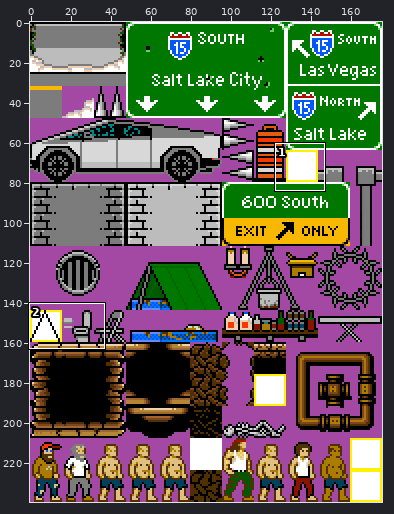
Two versions of one sprite sheet, tilesheets/Level_SLC/level_slc.png. Above, an overview of the earlier version with the close-up marked.
Close-up. The starting point:
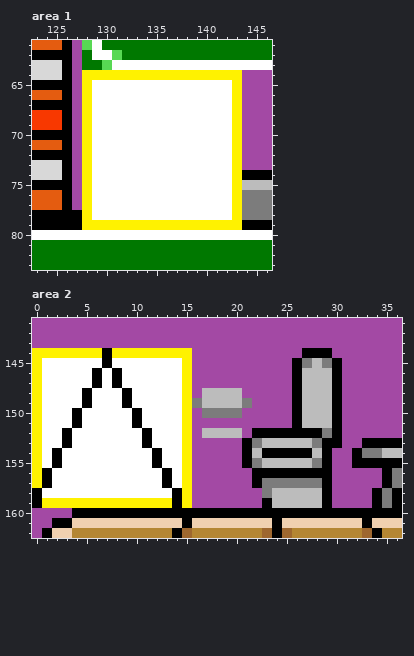
The file is 176x240 pixels. Colours within 5 levels of each other are drawn and written as one. Shown: area 1: x 123..146, y 61..83; area 2: x 0..36, y 141..162. The commit also changed other parts of the picture, which this record leaves out.
Once edited:
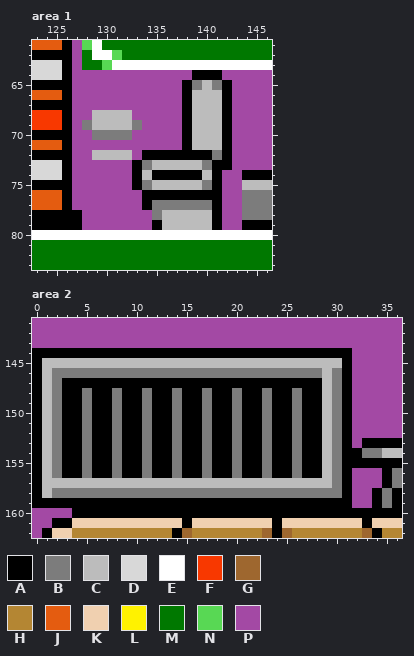
Palette (. is transparent): A #000000  B #7c7c7c  C #bcbcbc  D #d8d8d8  E #ffffff  F #f83800  G #9e672f  H #b48633  J #e45c10  K #f0d0b0  L #fff200  M #007800  N #58d854  P #a349a4
What changed:
Changed rows in their new state; - is an unchanged pixel.
Area 1:
first column x 128:
64 PPPPPPPPPPPAAAPP
65 PPPPPPPPPPABCBAP
66 PPPPPPPPPPACCCAP
67 PPPPPPPPPPACCCAP
68 PCCCCPPPPPACCCAP
69 BCCCCBPPPPACCCAP
70 PBBBBPPPPPACCCAP
71 PPPPPPPPPPACCCAP
72 PCCCCPAAAAAAABAP
73 PPPPPABCCCCCBAAP
74 PPPPPACAAAAACAPP
75 PPPPPABCCCCCBAPP
76 PPPPPPAAAAAAAAPP
77 PPPPPPABBBBBBAPP
78 PPPPPPPBCCCCCAPP
79 PPPPPPPACCCCCAPP
Area 2:
first column x 0:
144 AAAAAAA-AAAAAAAAAAAAAAAAAAA---AA
145 ACCCCCCCCCCCCCCCCCCCCCCCCCCC-CCA
146 ACBBBBBBBBBBBBBBBBBBBBBBBBBBB-BA
147 ACBAAA-A-AAAAAAAAAAAAAAAAA-AA-BA
148 ACBAABAAB-ABAABAABAABAABAABAA-BA
149 ACBAABAAB-ABAABAABAABAABAABAA-BA
150 ACBA-BAABA-BAABAA-AA-AABAABAA-BA
151 ACBA-BAABA-BAABAABAABAABAABAA-BA
152 ACB-ABAABAABAABAABAABA-B--B--CBA
153 ACB-ABAABAABAABAABAAB-ABAABAACBA
154 ACBAABAABAAB-ABAABAAB-AB--B-ACBA
155 ACBAABAABAAB-ABAABAAB-ABAABAACBA
156 ACBAABAABAABA-BAABAABA-B--B--CBA
157 ACCCCCCCCCCCCCCCCCCCCCCCCCCCCCBA
158 -CBBBBBBBBBBBBBBBBBBBBB-BBBBBBBA
159 -AAAAAAAAAAAAA-AAAAAAAA-AAAAA-AA
Pixel boxes of the changes (left, top, right, bottom) in both close-ups:
changed: (82, 70, 242, 230)
changed: (32, 348, 352, 508)
